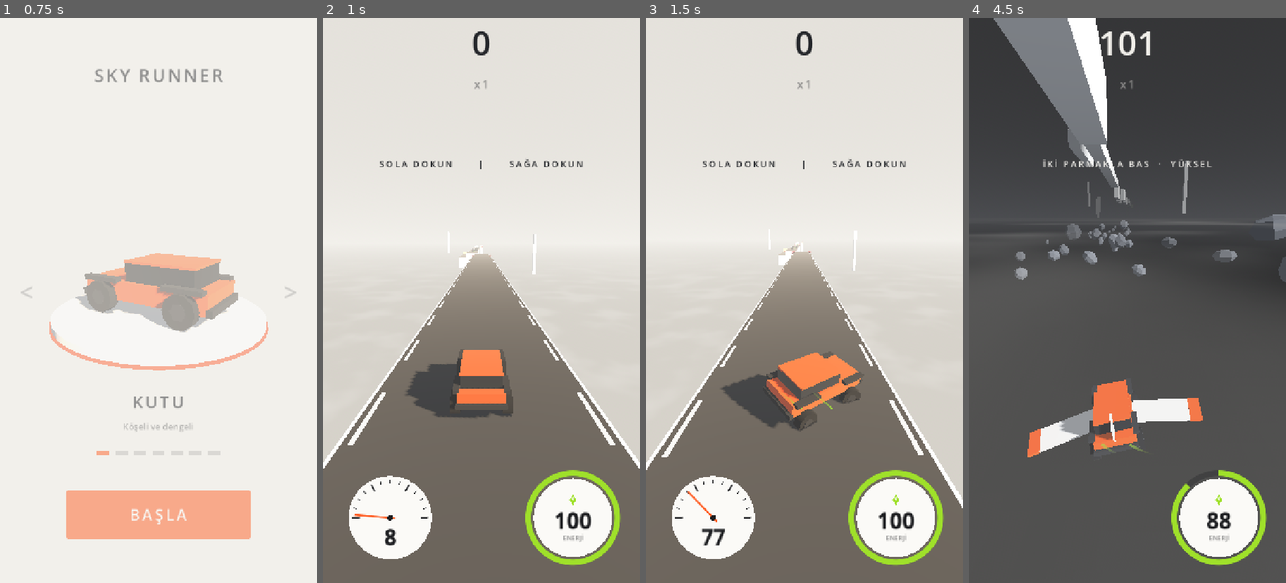
Above: before the commit, frames 1-4 (left to right).
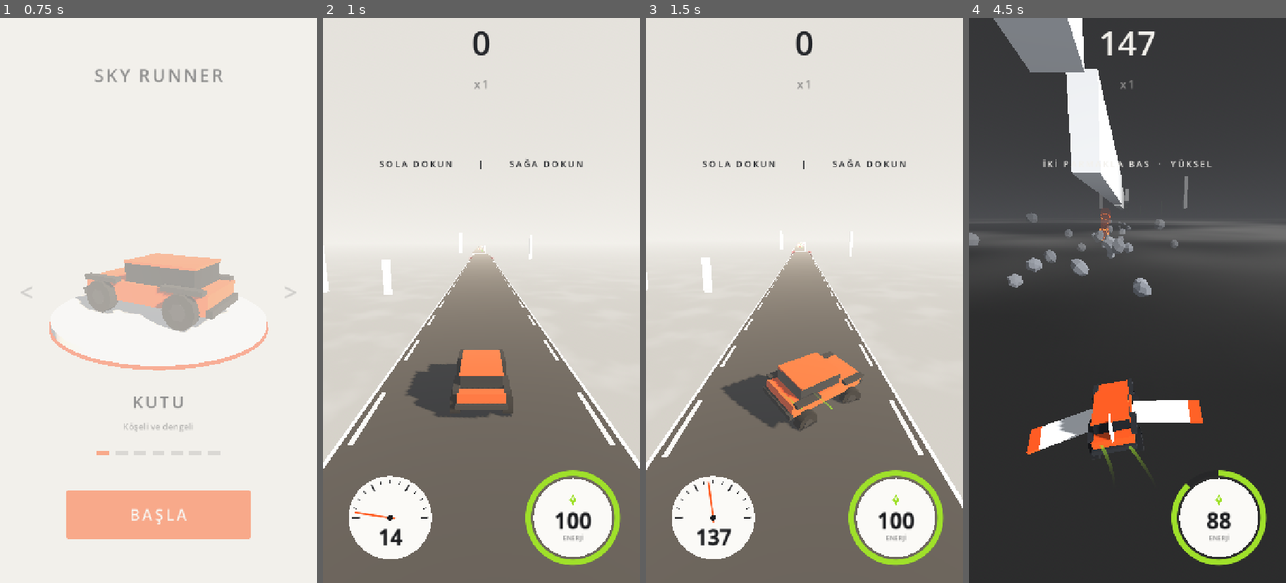
Above: after the commit, the same moments.

Repository: basarbellisan/Runny
Game: Godot game, scene res://scenes/menu.tscn
Two runs of this game, one before a commit and one after it. Both use one fixed random seed, a clock stepped at 60 frames per second and the inputs below.
Inputs (mouse positions are in pixels of both pictures, inside the frame that each line leads up to):
- Up to frame 1 (0.75 s): click "BAŞLA" at 0.5 s
- Up to frame 2 (1 s): no input
- Up to frame 3 (1.5 s): tap Enter at 1.25, 1.35 s; move the mouse to (874, 272) at 1.27 s; hold D from 1.28 s (still down); click (874, 272) at 1.42 s
- Up to frame 4 (4.5 s): tap Space at 1.52 s; release D at 2 s; drag from (1064, 328) to (1111, 413) at 2.02 s; move the mouse to (1159, 176) at 2.77 s; hold D 2.78-3.5 s; tap Enter at 2.85, 4.35 s; drag from (1111, 413) to (1032, 215) at 3.52 s; move the mouse to (1222, 385) at 4.27 s; hold A from 4.28 s (still down)

Frame 1 is identical in both runs. In frame 2, 0.7% of the frame differs, in the area x 0-68%, y 38-94%; in frame 3, 0.7%; in frame 4, 52%, in the area x 0-100%, y 0-100%.

Commit message:
Başlangıç hızı 142 km/sa (39.5 m/s): oyun, editör ve kalıp kontrolleri
- car.start_speed 22 -> 39.5; physics.js ve level_check.gd aynı değer
- Yol uzunlukları hızla orantılı kalır (süre aynı): ölçek eski 22 m/s referansına bağlandı
- Örnek kalıp yeni hıza göre: 0. metrede, 1.35 kat uzun (kontroller temiz, 14/14 geçti)

Co-Authored-By: Claude Opus 5.5 <noreply@anthropic.com>
Claude-Session: https://claude.ai/code/session_016S88RPn945sNcGg6oLe6PH

Diff:
--- a/levels/ornek_ada_atlayisi.json
+++ b/levels/ornek_ada_atlayisi.json
@@ -2,7 +2,7 @@
   "format": "runny-level",
   "version": 1,
   "name": "Örnek: Ada Atlayışı",
-  "at": 800,
+  "at": 0,
   "crystals": true,
   "pieces": [
     {
@@ -10,7 +10,7 @@
       "x": 0,
       "w": 9,
       "z0": 0,
-      "len": 160,
+      "len": 216,
       "h0": 0,
       "h1": 0
     },
@@ -18,8 +18,8 @@
       "id": 2,
       "x": -2,
       "w": 8,
-      "z0": 188,
-      "len": 120,
+      "z0": 254,
+      "len": 162,
       "h0": 0,
       "h1": 0
     },
@@ -27,8 +27,8 @@
       "id": 3,
       "x": 8,
       "w": 5,
-      "z0": 268,
-      "len": 70,
+      "z0": 362,
+      "len": 94,
       "h0": 3,
       "h1": 3,
       "side": true
@@ -37,8 +37,8 @@
       "id": 4,
       "x": 1,
       "w": 8,
-      "z0": 336,
-      "len": 220,
+      "z0": 454,
+      "len": 297,
       "h0": 0,
       "h1": 0
     },
@@ -46,8 +46,8 @@
       "id": 5,
       "x": 0,
       "w": 9,
-      "z0": 584,
-      "len": 70,
+      "z0": 788,
+      "len": 94,
       "h0": 0,
       "h1": 0
     }
@@ -58,8 +58,8 @@
       "kind": "ramp",
       "x": 0,
       "w": 4,
-      "z0": 64,
-      "len": 8,
+      "z0": 86,
+      "len": 10.8,
       "rise": 1.6
     },
     {
@@ -67,8 +67,8 @@
       "kind": "kick",
       "x": 0,
       "w": 3,
-      "z0": 258,
-      "len": 7,
+      "z0": 348,
+      "len": 9.5,
       "rise": 1.4,
       "dir": 1,
       "dx": 8
@@ -78,15 +78,15 @@
       "kind": "gravel",
       "x": -3.5,
       "w": 3,
-      "z0": 250,
-      "len": 12
+      "z0": 338,
+      "len": 16.2
     },
     {
       "id": 9,
       "kind": "block",
       "x": -1,
       "w": 2,
-      "z0": 440,
+      "z0": 594,
       "len": 1.2
     },
     {
@@ -94,8 +94,8 @@
       "kind": "bump",
       "x": 1,
       "w": 8,
-      "z0": 456,
-      "len": 12,
+      "z0": 616,
+      "len": 16.2,
       "rise": 1.0
     }
   ]
--- a/scripts/car.gd
+++ b/scripts/car.gd
@@ -26,7 +26,7 @@
 
 enum Mode { DRIVE, FALLING, FLYING, LAUNCH, DEAD }
 
-@export var start_speed := 22.0
+@export var start_speed := 39.5  # 142 km/sa
 @export var max_speed := 55.0
 ## En yüksek hıza varınca hız yavaşça artmaya devam eder (m/s, her saniye), top_speed'e kadar
 @export var late_acceleration := 0.08
--- a/scripts/level_check.gd
+++ b/scripts/level_check.gd
@@ -4,7 +4,7 @@
 ## editor/physics.js'deki analyze() ve vary() ile aynı kurallar (değişirse ikisi birlikte).
 ## Kalıp: { at, pieces: [{id,x,w,z0,len,h0,h1,bank,side}], obstacles: [{id,kind,x,w,z0,len,rise,dir,dx}] }
 
-const START_SPEED := 22.0
+const START_SPEED := 39.5
 const MAX_SPEED := 55.0
 const ACCELERATION := 0.35
 const LATE_ACCELERATION := 0.08
--- a/scripts/road_generator.gd
+++ b/scripts/road_generator.gd
@@ -108,6 +108,8 @@
 	Color("fbfaf7"), Color("b3c4a5"), Color("a5bccf"), Color("dcc8a6"), Color("9da7b1"),
 ]
 
+## Yol uzunlukları hızla orantılı (süre olarak aynı kalır): bu hızda temel uzunluk
+const LENGTH_REF_SPEED := 22.0
 @export var view_distance := 450.0
 @export var cleanup_distance := 40.0
 ## Düz yollarda yükseklik bu bandın içinde kalır
@@ -646,7 +648,7 @@
 		# Çıkmazın olduğu taraftan uzaklaş: çıkmazdan düşen araba ana yola çarpmasın
 		dx = -_avoid_side * _rng.randf_range(0.0, max_dx)
 		_avoid_count -= 1
-	var length := _rng.randf_range(40.0, 100.0) * (v / car.start_speed) * float(spec.get("len", 1.0))
+	var length := _rng.randf_range(40.0, 100.0) * (v / LENGTH_REF_SPEED) * float(spec.get("len", 1.0))
 	# Düz, geniş yollar bazen engelli olur: sağ-sol oynanacak yer için uzar
 	var banked: bool = spec.has("bank")
 	var plain: bool = not (banked or spec.has("angle") or spec.has("rise_to") or spec.has("rise") or spec.get("dead_end", false))
@@ -944,7 +946,7 @@
 		if absf(x - main_seg.x) >= gap and signf(x - main_seg.x) == side:
 			options.append(x)
 	var main_len := main_seg.z_start - main_seg.z_end
-	var length := minf(_rng.randf_range(60.0, 90.0) * (v / car.start_speed), main_len - 35.0)
+	var length := minf(_rng.randf_range(60.0, 90.0) * (v / LENGTH_REF_SPEED), main_len - 35.0)
 	if options.is_empty() or length < 40.0:
 		return
 	var x: float = options[_rng.randi() % options.size()]
Not shown, changed: README.md
Not shown, changed: editor/editor.js
Not shown, changed: editor/physics.js
